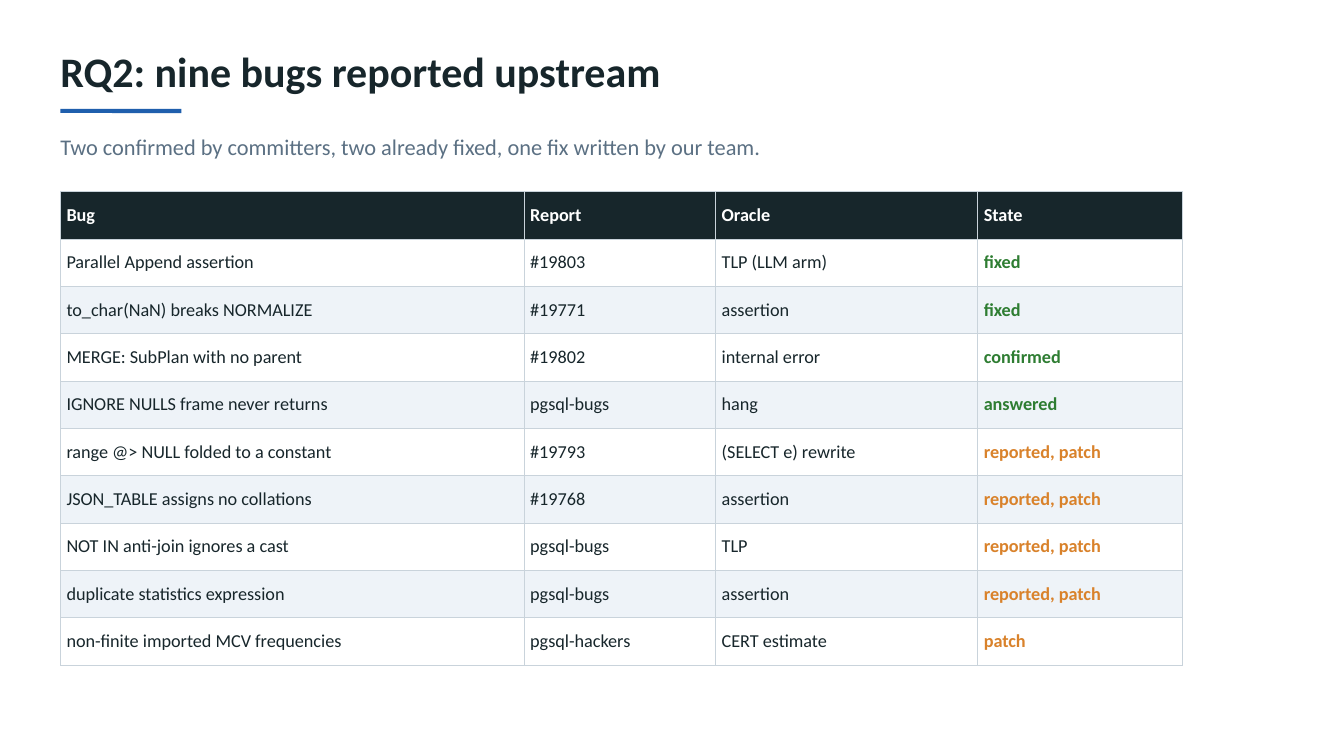
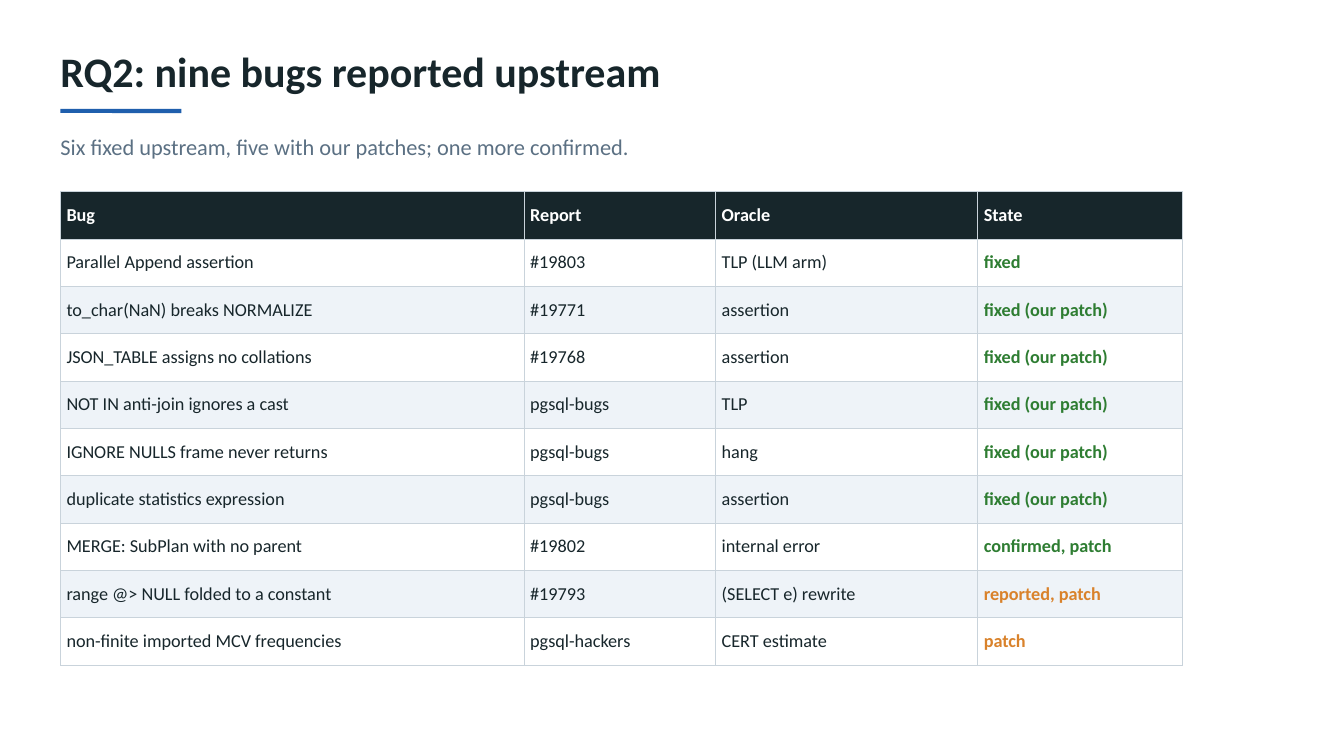
Before and after one commit to v28k/cs5187-term-project, a slide deck: slide 11 of docs/final/final_presentation.pptx. Drawn at 1344x756 pixels with LibreOffice and Linux fonts; fonts in the diff are those of the drawing. Boxes give left, top, right and bottom in pixels: in the first picture for what was removed or moved away, otherwise in the second. Text is boxed around its words. In the diff, an @@ line names an element or a change of style, - is before the commit and + after.

Commit message:
Submission folder (paper, slides, progress material, index with bugs, run instructions, evidence); final deck with current bug states

```diff
--- a/docs/final/final_presentation.pptx
+++ b/docs/final/final_presentation.pptx
@@ text at (60,139,629,159): text changed @@
-Two confirmed by committers, two already fixed, one fix written by our team.
+Six fixed upstream, five with our patches; one more confirmed.
@@ table at (60,192,1183,654) @@
-row 3: to_char(NaN) breaks NORMALIZE | #19771 | assertion | fixed
-row 4: MERGE: SubPlan with no parent | #19802 | internal error | confirmed
-row 5: IGNORE NULLS frame never returns | pgsql-bugs | hang | answered
+row 3: to_char(NaN) breaks NORMALIZE | #19771 | assertion | fixed (our patch)
+row 4: JSON_TABLE assigns no collations | #19768 | assertion | fixed (our patch)
+row 5: NOT IN anti-join ignores a cast | pgsql-bugs | TLP | fixed (our patch)
+row 6: IGNORE NULLS frame never returns | pgsql-bugs | hang | fixed (our patch)
+row 7: duplicate statistics expression | pgsql-bugs | assertion | fixed (our patch)
+row 8: MERGE: SubPlan with no parent | #19802 | internal error | confirmed, patch
-row 7: JSON_TABLE assigns no collations | #19768 | assertion | reported, patch
-row 8: NOT IN anti-join ignores a cast | pgsql-bugs | TLP | reported, patch
-row 9: duplicate statistics expression | pgsql-bugs | assertion | reported, patch
```
Also in this commit, not shown: 1 other slide changed, 16 other files.
